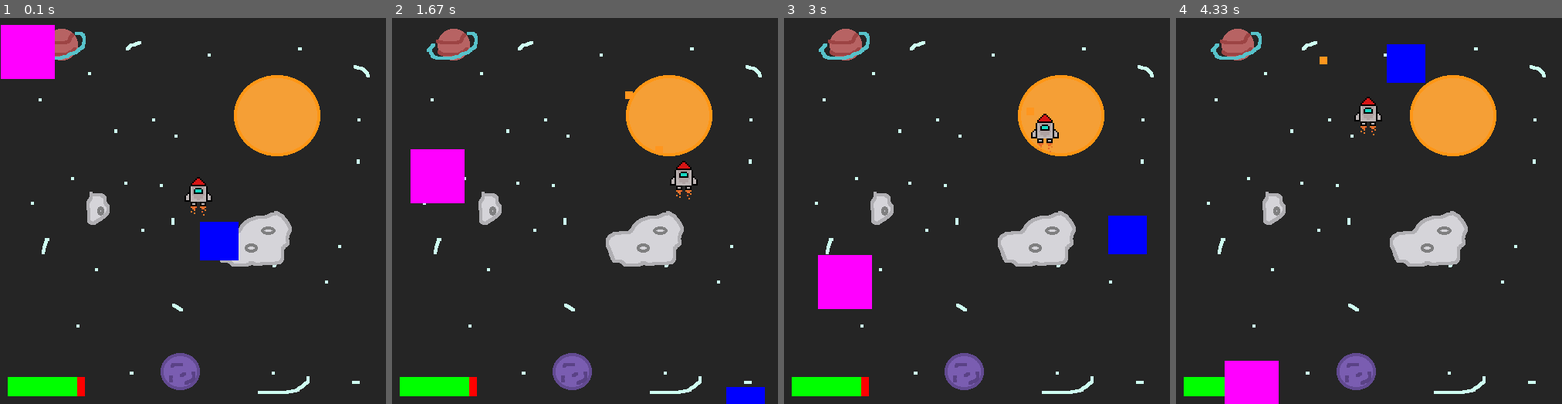
Above: before the commit, frames 1-4 (left to right).
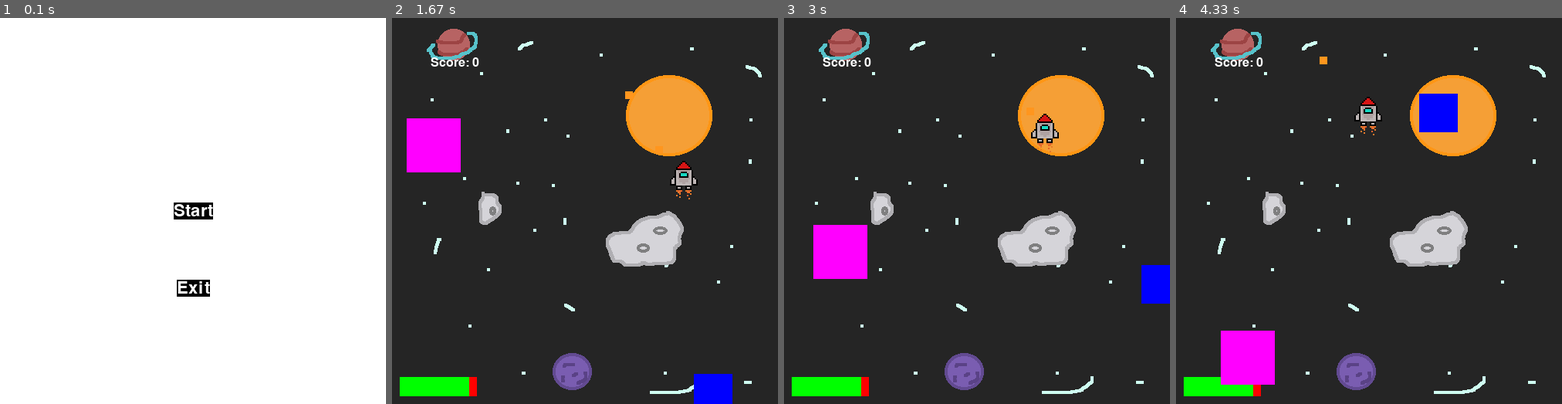
Above: after the commit, the same moments.

Repository: acf-code/Pygame_Tutorial
Game: pygame game, started from space_game/main.py
Two runs of this game, one before a commit and one after it. Both use one fixed random seed, a clock stepped at 60 frames per second and the inputs below.
Inputs (mouse positions are in pixels of both pictures, inside the frame that each line leads up to):
- Up to frame 1 (0.1 s): no input
- Up to frame 2 (1.67 s): click (585, 211) at 0.38 s, where only the run after the commit has a clickable "Start"; tap Space at 0.67, 1.07, 1.37, 1.57 s; hold Right 1-1.47 s; hold Up from 1.5 s (still down)
- Up to frame 3 (3 s): release Up at 1.8 s; hold Right 1.83-2.3 s; tap Space at 1.9, 2.2, 2.4, 2.7, 2.97 s; hold Left 2.33-2.87 s; hold Down from 2.9 s (still down)
- Up to frame 4 (4.33 s): release Down at 3.2 s; hold Left 3.23-3.63 s; tap Space at 3.3, 3.6, 3.73, 4.13 s; hold Up 3.67-4.03 s; hold Right from 4.07 s (still down)

The runs differ from the first frame. In frame 1, 100% of the frame differs, in the area x 0-100%, y 0-100%; in frame 2, 3.6%; in frame 3, 4.2%; in frame 4, 4.1%.

Commit message:
finished first game part

Diff:
--- /dev/null
+++ b/space_game/level1.py
@@ -0,0 +1,94 @@
+#setup
+import pygame
+from pygame.math import Vector2
+from random import randint
+import objects, tools
+
+def gameloop():
+    pygame.mixer.init()
+    pygame.init()
+
+    size = [500, 500]
+    screen = pygame.display.set_mode(size)
+    clock = pygame.time.Clock()
+    fps = tools.fps
+
+    score_number= 0
+
+
+
+
+
+    isRunning = True
+    r_x = 225
+    r_y = 200
+    x_change = 0
+    y_change = 0
+    projectiles = []
+    p_speed = 7
+    background=pygame.image.load("space_game/images/background.png")
+    gameover=pygame.image.load("space_game/images/gameover.png")
+
+
+
+    bob = objects.Enemy([250, 250], 3, [50, 50], (0, 0, 255))
+    joe = objects.Enemy([0, 0], 5, [70, 70], (255, 0, 255))
+    enemies = [bob, joe]
+    player = objects.Player([r_x, r_y], 100, 0.5, "space_game/images/spaceship.png")
+    waves=3
+    pygame.display.set_caption("Space Game")
+
+    while isRunning == True:
+        events = pygame.event.get()
+        for event in events:
+            if event.type == pygame.QUIT:
+                isRunning = False
+                pygame.quit()
+            if event.type == pygame.KEYDOWN:
+                if event.key == pygame.K_SPACE:
+                    pygame.mixer.Sound.play(player.shot_sound)
+                    projectiles.append(
+                        pygame.Rect([player.pos[0] + 5, player.pos[1]], [10, 10]))
+        if player.health<=0:
+            for i in range(fps*5):
+                screen.blit(gameover,[0,0])
+                pygame.display.flip()
+            isRunning = False
+            pygame.quit()
+        score = tools.score_font.render("Score: " + str(score_number),True, tools.white)
+        screen.blit(background,[0,0])
+        player.update(events,screen)
+
+        if len(enemies) > 0:
+            for enemy in enemies:
+                enemy.update(screen)
+                for projectile in projectiles:
+                    if projectile.colliderect(enemy.rect):
+                        enemy.damage()
+                        projectiles.remove(projectile)
+                if enemy.health <= 0:
+                    enemies.remove(enemy)
+                    score_number += 1
+                if enemy.rect.colliderect(player.rect):
+                    player.damage()
+        if len(enemies) == 0:
+            for i in range(waves):
+                random_color=(randint(0,255),randint(0,255),randint(0,255))
+                enemies.append(objects.Enemy([randint(0,400), randint(0,400)], 3, [randint(50,100), randint(50,100)], random_color))
+            waves+=1
+        #print(player.pos)
+        if len(projectiles) > 0:
+            for projectile in projectiles:
+                pygame.draw.rect(screen, tools.orange, projectile)
+                projectile.y -= p_speed
+                if projectile.y < 0:
+                    projectiles.remove(projectile)
+
+        screen.blit(score,[50,50])
+        clock.tick(fps)
+        pygame.display.update()
+
+    pygame.quit()
+
+if __name__ == "__main__":
+    gameloop()
--- a/space_game/main.py
+++ b/space_game/main.py
@@ -2,85 +2,11 @@
 import pygame
 from pygame.math import Vector2
 from random import randint
-import objects, tools
+import objects, tools,level1,menu
 
-pygame.init()
+scene = "menu"
 
-size = [500, 500]
-screen = pygame.display.set_mode(size)
-clock = pygame.time.Clock()
-fps = tools.fps
-
-
-
-isRunning = True
-#rectanglename = pygame.Rect(x,y,width,height)
-r_x = 225
-r_y = 200
-#t_x = 0
-#t_y = 0
-#target = pygame.Rect([t_x, t_y], [50, 50])
-x_change = 0
-y_change = 0
-projectiles = []
-p_speed = 7
-background=pygame.image.load("space_game/images/background.png")
-gameover=pygame.image.load("space_game/images/gameover.png")
-
-
-
-#to create an object follow this syntax
-#object_name = Class_name(paramters)
-bob = objects.Enemy([250, 250], 3, [50, 50], (0, 0, 255))
-joe = objects.Enemy([0, 0], 5, [70, 70], (255, 0, 255))
-enemies = [bob, joe]
-player = objects.Player([r_x, r_y], 100, 0.5, "space_game/images/spaceship.png")
-waves=3
-#game loop(updates each frame of the game)
-while isRunning == True:
-    events = pygame.event.get()
-    for event in events:
-        if event.type == pygame.QUIT:
-            isRunning = False
-            pygame.quit()
-        if event.type == pygame.KEYDOWN:
-            if event.key == pygame.K_SPACE:
-                projectiles.append(
-                    pygame.Rect([player.pos[0] + 5, player.pos[1]], [10, 10]))
-    if player.health<=0:
-        for i in range(fps*5):
-            screen.blit(gameover,[0,0])
-            pygame.display.flip()
-        isRunning = False
-        pygame.quit()
-    screen.blit(background,[0,0])
-    player.update(events,screen)
-    if len(enemies) > 0:
-        for enemy in enemies:
-            enemy.update(screen)
-            for projectile in projectiles:
-                if projectile.colliderect(enemy.rect):
-                    enemy.damage()
-                    projectiles.remove(projectile)
-            if enemy.health <= 0:
-                enemies.remove(enemy)
-            if enemy.rect.colliderect(player.rect):
-                player.damage()
-    if len(enemies) == 0:
-        for i in range(waves):
-            random_color=(randint(0,255),randint(0,255),randint(0,255))
-            enemies.append(objects.Enemy([randint(0,400), randint(0,400)], 3, [randint(50,100), randint(50,100)], random_color))
-        waves+=1
-    #print(player.pos)
-    if len(projectiles) > 0:
-        for projectile in projectiles:
-            pygame.draw.rect(screen, tools.orange, projectile)
-            projectile.y -= p_speed
-            if projectile.y < 0:
-                projectiles.remove(projectile)
-
-
-    clock.tick(fps)
-    pygame.display.update()
-
-pygame.quit()
+if scene == "menu":
+    scene = menu.gameloop()
+if scene == "level1":
+    level1.gameloop()
--- /dev/null
+++ b/space_game/menu.py
@@ -0,0 +1,52 @@
+import pygame
+from pygame.math import Vector2
+from random import randint
+import objects, tools
+
+def gameloop():
+    pygame.init()
+    pygame.font.init()
+
+    size = [500, 500]
+    screen = pygame.display.set_mode(size)
+    clock = pygame.time.Clock()
+    fps = tools.fps
+
+    start_text = tools.font.render('Start', True, tools.white)
+    start_rect = start_text.get_rect()
+    start_rect.center = [size[0]/2,size[1]/2]
+
+    exit_text = tools.font.render('Exit', True, tools.white)
+    exit_rect = exit_text.get_rect()
+    exit_rect.center = [size[0]/2,size[1]/2 + 100]
+
+
+    isRunning = True
+
+    background=pygame.image.load("space_game/images/background.png")
+
+    pygame.display.set_caption("Space Game")
+
+    while isRunning == True:
+        events = pygame.event.get()
+        for event in events:
+            if event.type == pygame.QUIT:
+                isRunning = False
+                pygame.quit()
+            if event.type == pygame.MOUSEBUTTONDOWN:
+                if start_rect.collidepoint(event.pos):
+                    return "level1"
+                if exit_rect.collidepoint(event.pos):
+                    isRunning = False
+        screen.fill(tools.white)
+        pygame.draw.rect(screen,tools.black,start_rect)
+        pygame.draw.rect(screen,tools.black,exit_rect)
+        screen.blit(start_text,start_rect)
+        screen.blit(exit_text,exit_rect)
+        clock.tick(fps)
+        pygame.display.update()
+
+    pygame.quit()
+
+if __name__ == "__main__":
+    gameloop()
--- a/space_game/objects.py
+++ b/space_game/objects.py
@@ -2,6 +2,8 @@
 from pygame.math import Vector2
 from random import randint
 import tools
+
+pygame.mixer.init()
 
 
 class Player:
@@ -23,22 +25,23 @@
         self.time = 0
         self.start_frame = 0
         self.fps = tools.fps
+        self.shot_sound = pygame.mixer.Sound("space_game/sounds/laser.wav")
 
     def move(self, events):
         for event in events:
             if event.type == pygame.KEYDOWN:
                 if event.key == pygame.K_RIGHT:
                     self.acc[0] = self.max_acc
-                    self.time,self.start_frame = tools.increase_time(self.time,self.start_frame,self.fps)
+
                 if event.key == pygame.K_LEFT:
                     self.acc[0] = -self.max_acc
-                    self.time,self.start_frame = tools.increase_time(self.time,self.start_frame,self.fps)
+
                 if event.key == pygame.K_UP:
                     self.acc[1] = -self.max_acc
-                    self.time,self.start_frame = tools.increase_time(self.time,self.start_frame,self.fps)
+
                 if event.key == pygame.K_DOWN:
                     self.acc[1] = self.max_acc
-                    self.time,self.start_frame = tools.increase_time(self.time,self.start_frame,self.fps)
+
             if event.type == pygame.KEYUP:
                 if event.key == pygame.K_RIGHT or event.key == pygame.K_LEFT:
                     self.acc[0] = 0
--- a/space_game/tools.py
+++ b/space_game/tools.py
@@ -1,6 +1,7 @@
 import pygame
 from pygame.math import Vector2
 from random import randint
+pygame.font.init()
 
 fps = 60
 black = (0, 0, 0)
@@ -11,12 +12,5 @@
 orange = (255, 150, 30)
 
 
-def increase_time(time,start_frame,fps):
-    t = time
-    s_f = start_frame
-    if start_frame >= fps:
-        t += 1
-        s_f = 0
-    else:
-        s_f += 1
-    return t,s_f
+score_font = pygame.font.Font(None, 24)
+font = pygame.font.Font(None, 32)
Not shown, added: .DS_Store
Not shown, added: space_game/.DS_Store
Not shown, added: space_game/sounds/laser.wav
